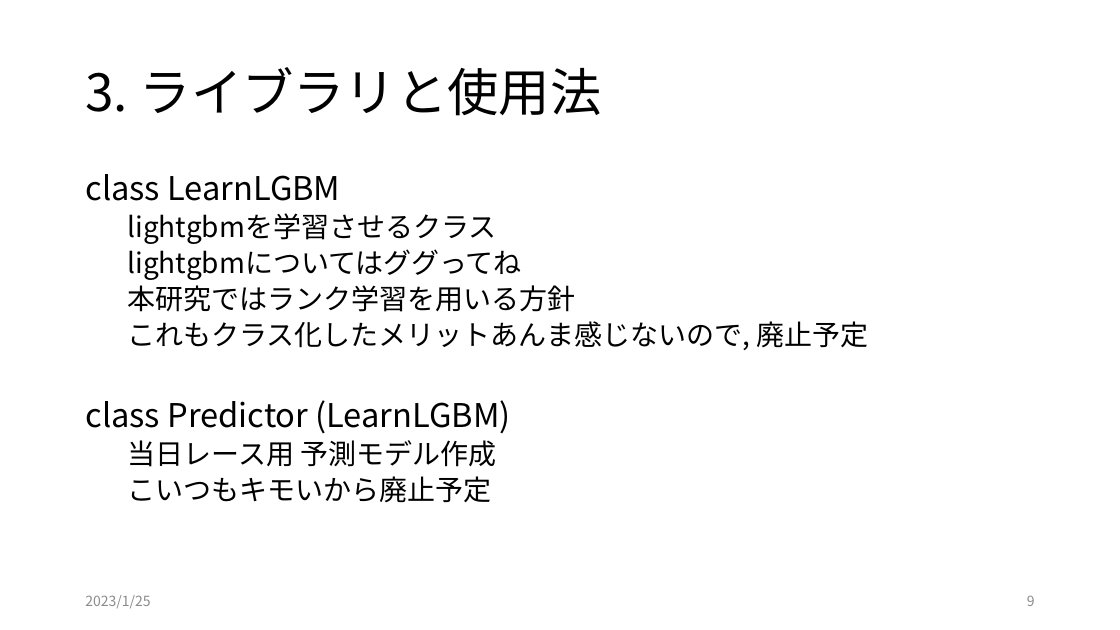
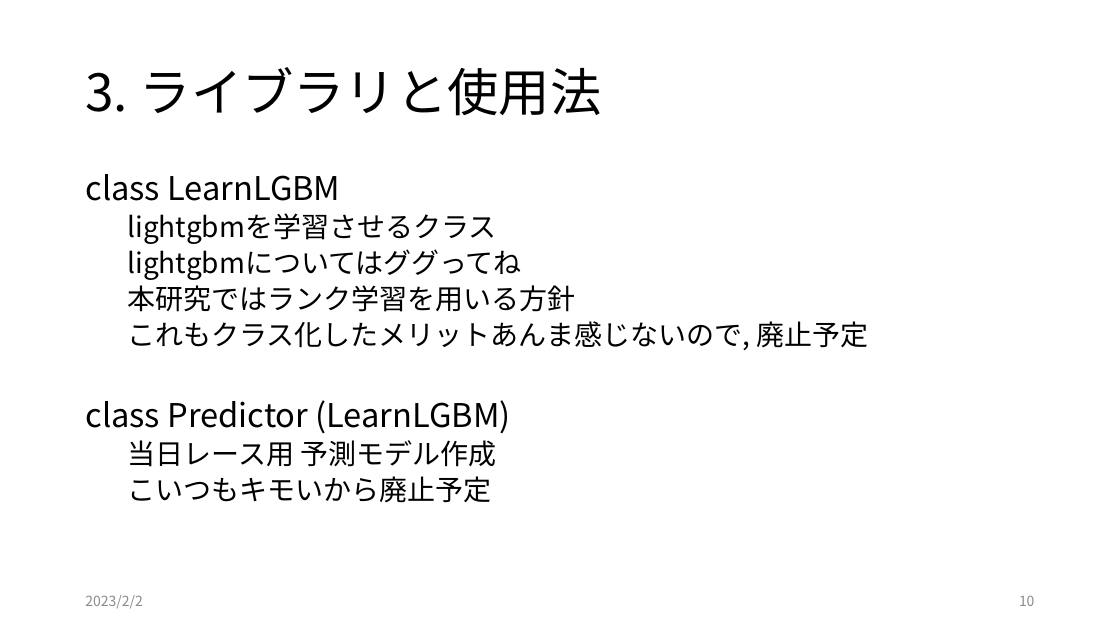
Before and after one commit to yodarjeering/horse_tmp, a slide deck: slide 10 of readme.pptx (slide 9 before the commit). Drawn at 1120x630 pixels with LibreOffice and Linux fonts; fonts in the diff are those of the drawing. Boxes give left, top, right and bottom in pixels: in the first picture for what was removed or moved away, otherwise in the second. Text is boxed around its words. In the diff, an @@ line names an element or a change of style, - is before the commit and + after.

```diff
--- a/readme.pptx
+++ b/readme.pptx
@@ text at box(85, 595, 143, 608): text changed @@
-2023/1/25
+2023/2/2
@@ page number at box(1019, 595, 1035, 606): text changed @@
-9
+10
```
Also in this commit, not shown: 9 other slides changed, 10 other files.
